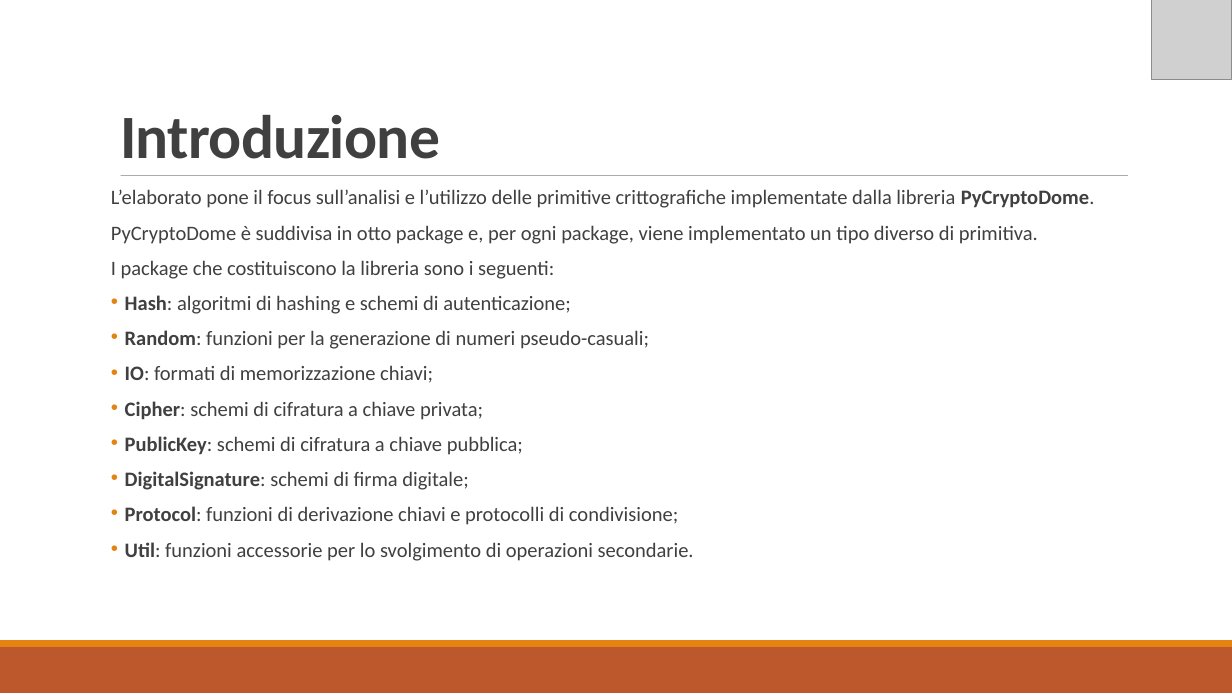
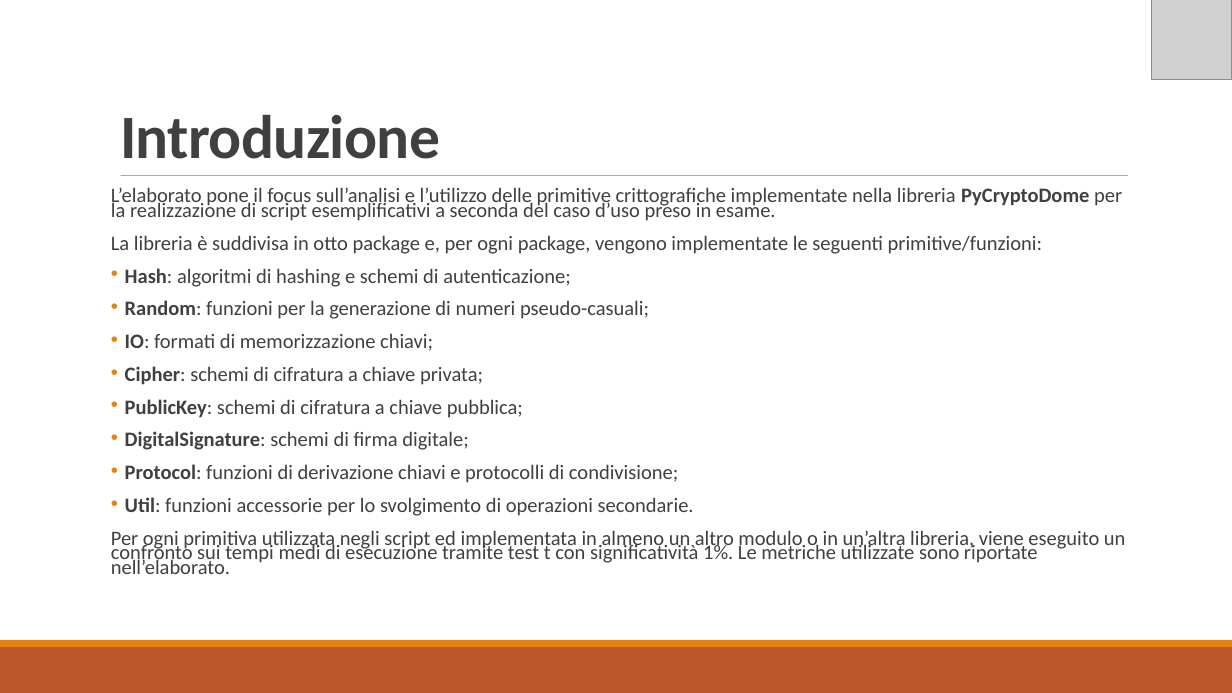
Before and after one commit to MickTK/ElaboratoFinale, a slide deck: slide 3 of Presentazione/Presentazione.odp. Drawn at 1232x693 pixels with LibreOffice and Linux fonts; fonts in the diff are those of the drawing; grey boxes stand for pictures. Boxes give left, top, right and bottom in pixels: in the first picture for what was removed or moved away, otherwise in the second. Text is boxed around its words. In the diff, an @@ line names an element or a change of style, - is before the commit and + after.

```diff
--- a/Presentazione/Presentazione.odp
+++ b/Presentazione/Presentazione.odp
@@ text at (111, 187, 1122, 254): text changed @@
-L’elaborato pone il focus sull’analisi e l’utilizzo delle primitive crittografiche implementate dalla libreria PyCryptoDome.
-PyCryptoDome è suddivisa in otto package e, per ogni package, viene implementato un tipo diverso di primitiva.
-I package che costituiscono la libreria sono i seguenti:
+L’elaborato pone il focus sull’analisi e l’utilizzo delle primitive crittografiche implementate nella libreria PyCryptoDome per la realizzazione di script esemplificativi a seconda del caso d’uso preso in esame.
+La libreria è suddivisa in otto package e, per ogni package, vengono implementate le seguenti primitive/funzioni:
@@ text at (125, 268, 694, 516): line spacing 0.7 to 0.6 @@
@@ text at (111, 530, 1126, 574): paragraph added @@
+Per ogni primitiva utilizzata negli script ed implementata in almeno un altro modulo o in un’altra libreria, viene eseguito un confronto sui tempi medi di esecuzione tramite test t con significatività 1%. Le metriche utilizzate sono riportate nell’elaborato.
```
Also in this commit, not shown: 8 other slides changed, 1 slide added, 7 slides removed, 7 other files.
